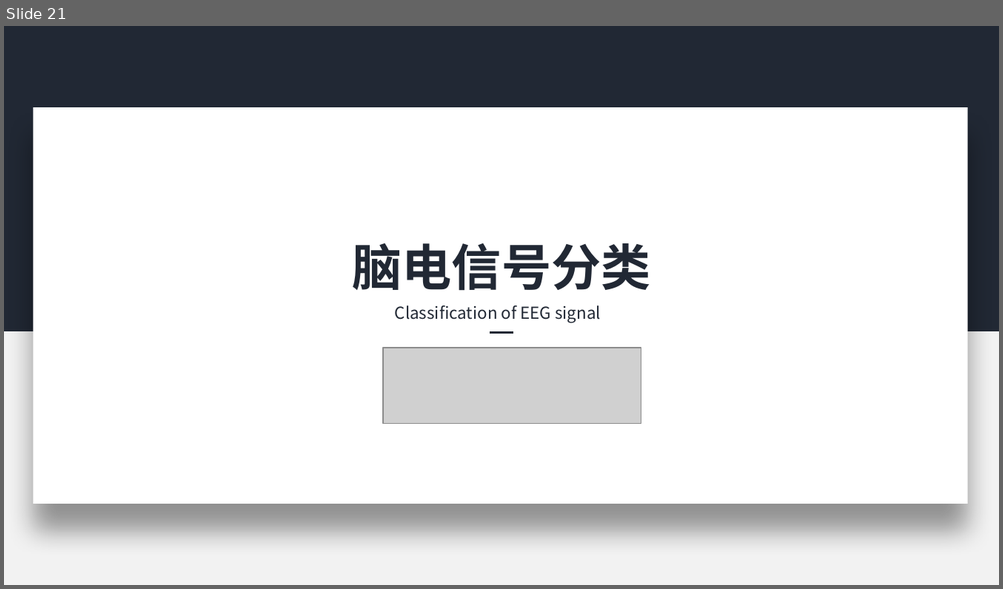
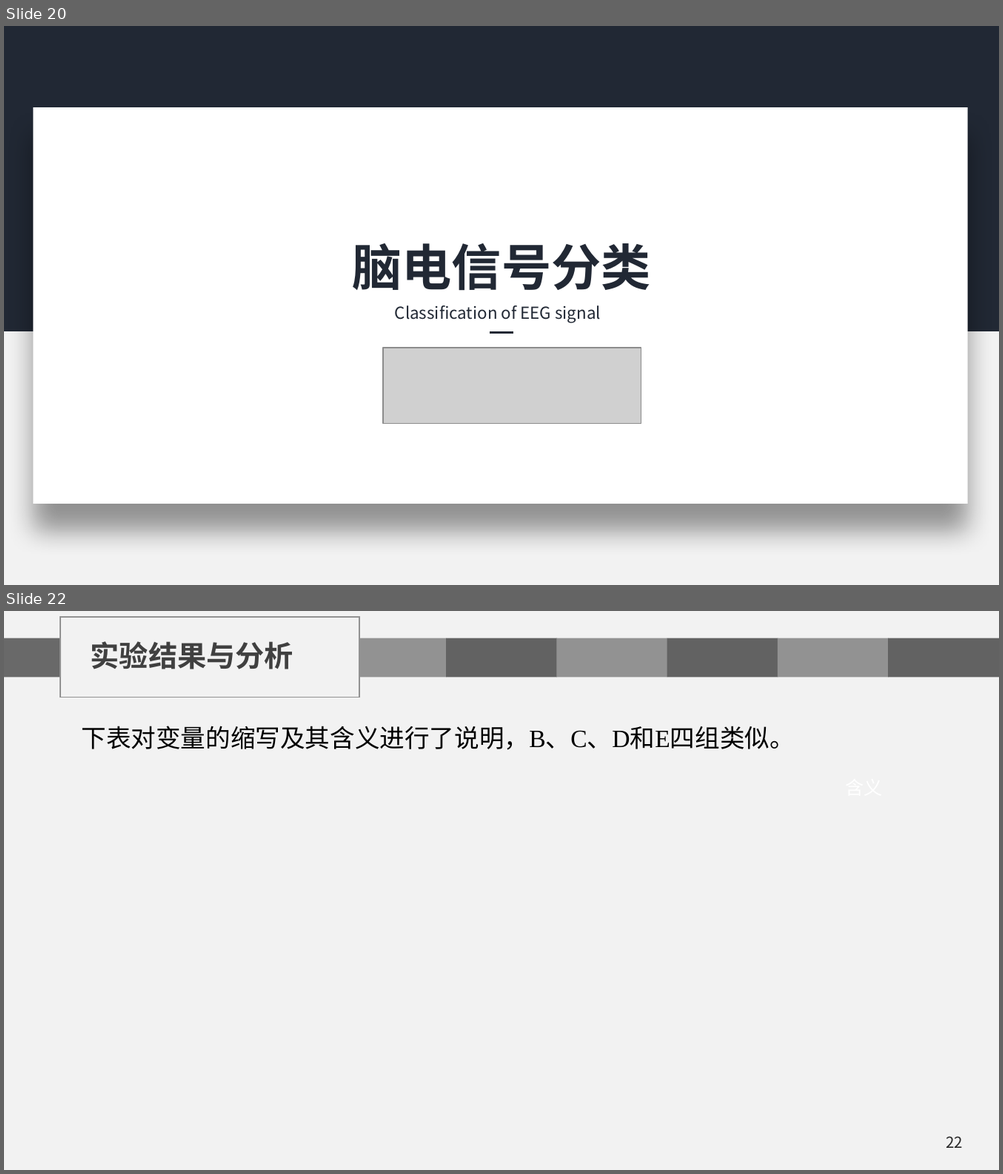
Before and after one commit to chenshuaihua/Graduate, a slide deck: 毕设文件/陈帅华-2016014016-自实1601-中期答辩.pptx. Shown one above the other, each under a label of ours: slide 21 before the commit, slides 20 and 22 after it; the slides between them are not shown. The pictures are 1003x589 and 1003x1174 pixels, drawn with LibreOffice and Linux fonts; fonts in the diff are those of the drawing; grey boxes stand for pictures; background and template pictures are left out. Boxes give left, top, right and bottom in pixels: in the first picture for what was removed or moved away, otherwise in the second. Text is boxed around its words. In the diff, an @@ line names an element or a change of style, - is before the commit and + after.

Commit message:
新增分类结果.xlsx，将所有分类结果移到其中,进一步完善中期答辩ppt

```diff
--- a/毕设文件/陈帅华-2016014016-自实1601-中期答辩.pptx
+++ b/毕设文件/陈帅华-2016014016-自实1601-中期答辩.pptx
@@ slide 22 added at [4,611,999,1170], background #F2F2F2 @@
@@ rectangle added at [61,617,360,698], outline #929292 1 pt @@
@@ text added at [91,641,293,669], 21 pt, text #404040, bold @@
+实验结果与分析
@@ group added at [4,638,999,677]: 7 rectangles @@
@@ text added at [82,726,794,750], 18 pt, text #000000 @@
+下表对变量的缩写及其含义进行了说明，B、C、D和E四组类似。
@@ text added at [833,771,894,804], 13.5 pt, text #FFFFFF @@
+含义
@@ page number added at [946,1136,963,1148], 11 pt, text #262626 @@
+22
@@ what was slide 21 is now slide 20 @@
```
Also in this commit, not shown: 5 slides changed, 3 other slides added, 1 slide removed, 24 other files.
